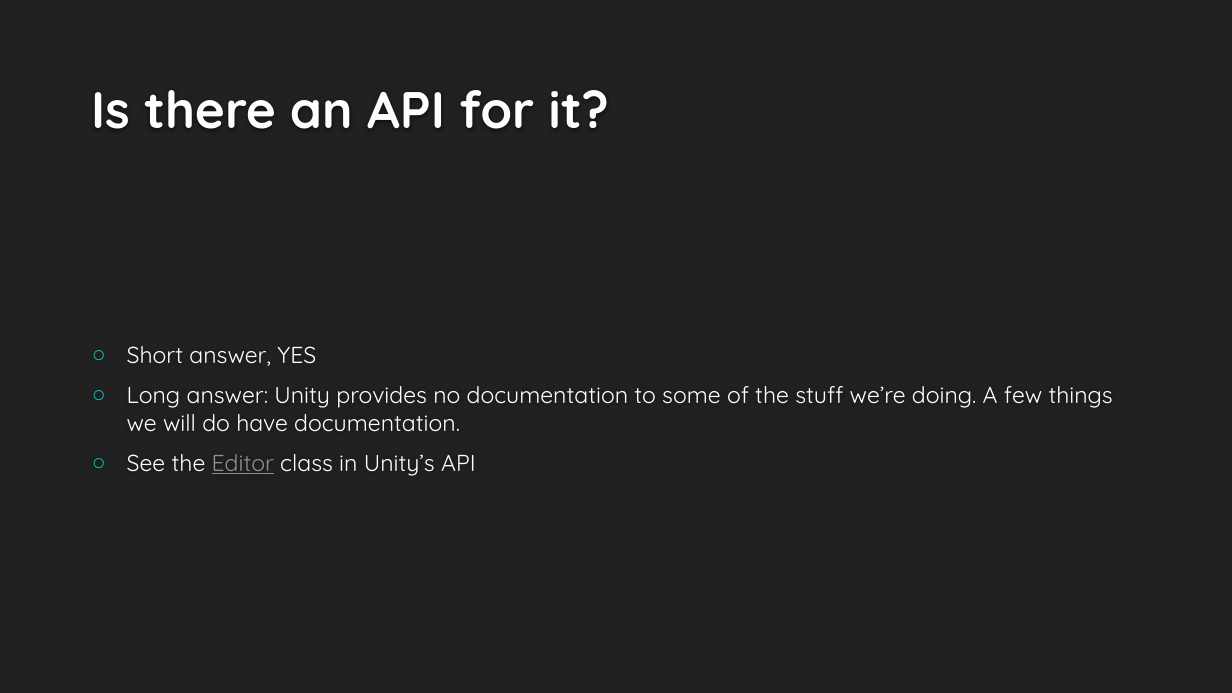
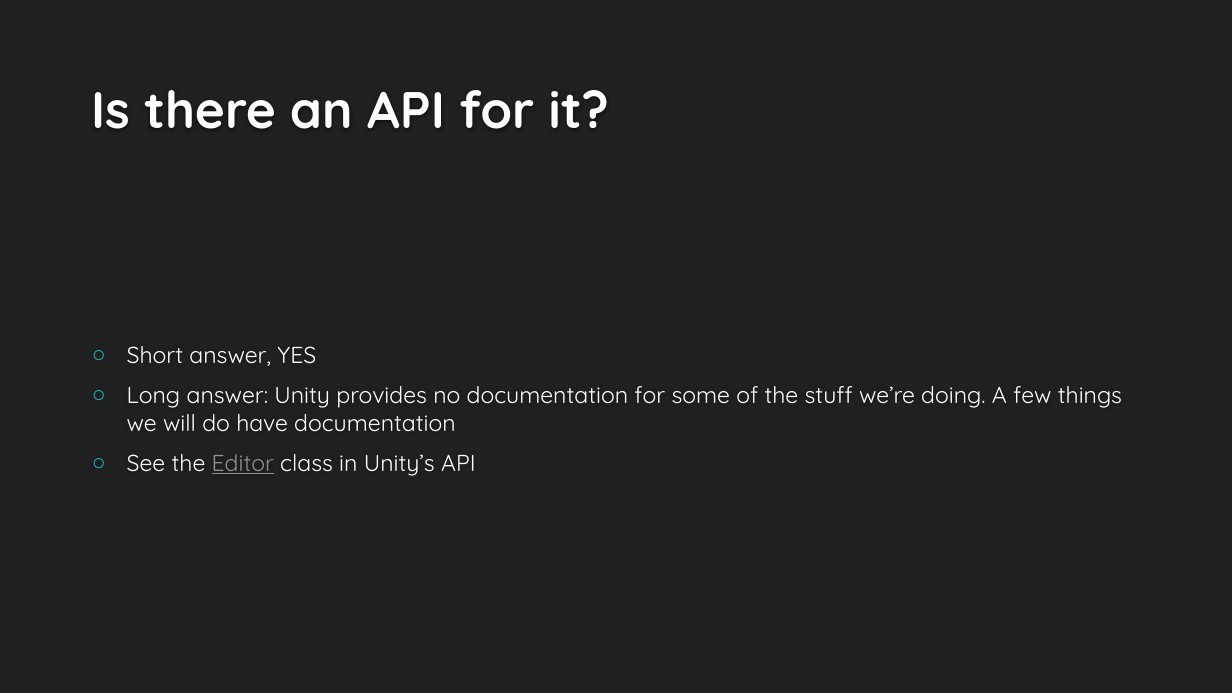
Before and after one commit to psuong/editor-scripting-class, a slide deck: slide 8 of Editor Scripting in Unity.pptx (slide 7 before the commit). Drawn at 1232x693 pixels with LibreOffice and Linux fonts; fonts in the diff are those of the drawing; background and template pictures are left out. Boxes give left, top, right and bottom in pixels: in the first picture for what was removed or moved away, otherwise in the second. Text is boxed around its words. In the diff, an @@ line names an element or a change of style, - is before the commit and + after.

```diff
--- a/Editor Scripting in Unity.pptx
+++ b/Editor Scripting in Unity.pptx
@@ text at [127, 386, 1122, 432]: text changed @@
-○ Long answer: Unity provides no documentation to some of the stuff we’re doing. A few things we will do have documentation.
+○ Long answer: Unity provides no documentation for some of the stuff we’re doing. A few things we will do have documentation
```
Also in this commit, not shown: 6 other slides changed, 4 slides added, 5 other files.
